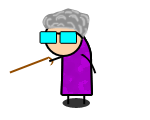
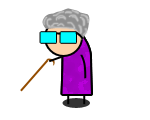
Layers edited between the first and the second 150 × 120 image:
painted on "Shape 7" over [46, 56, 55, 66]
painted on "Shape 6" over [9, 57, 49, 92]
painted on "Shape 4" over [80, 54, 97, 79]
